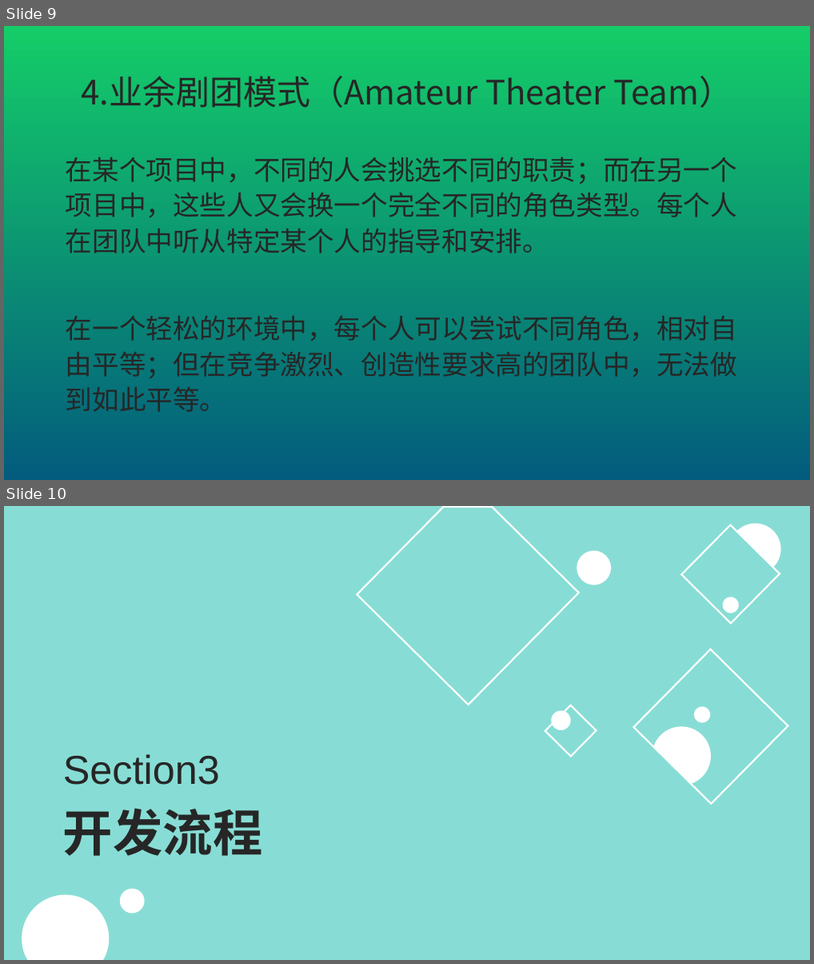
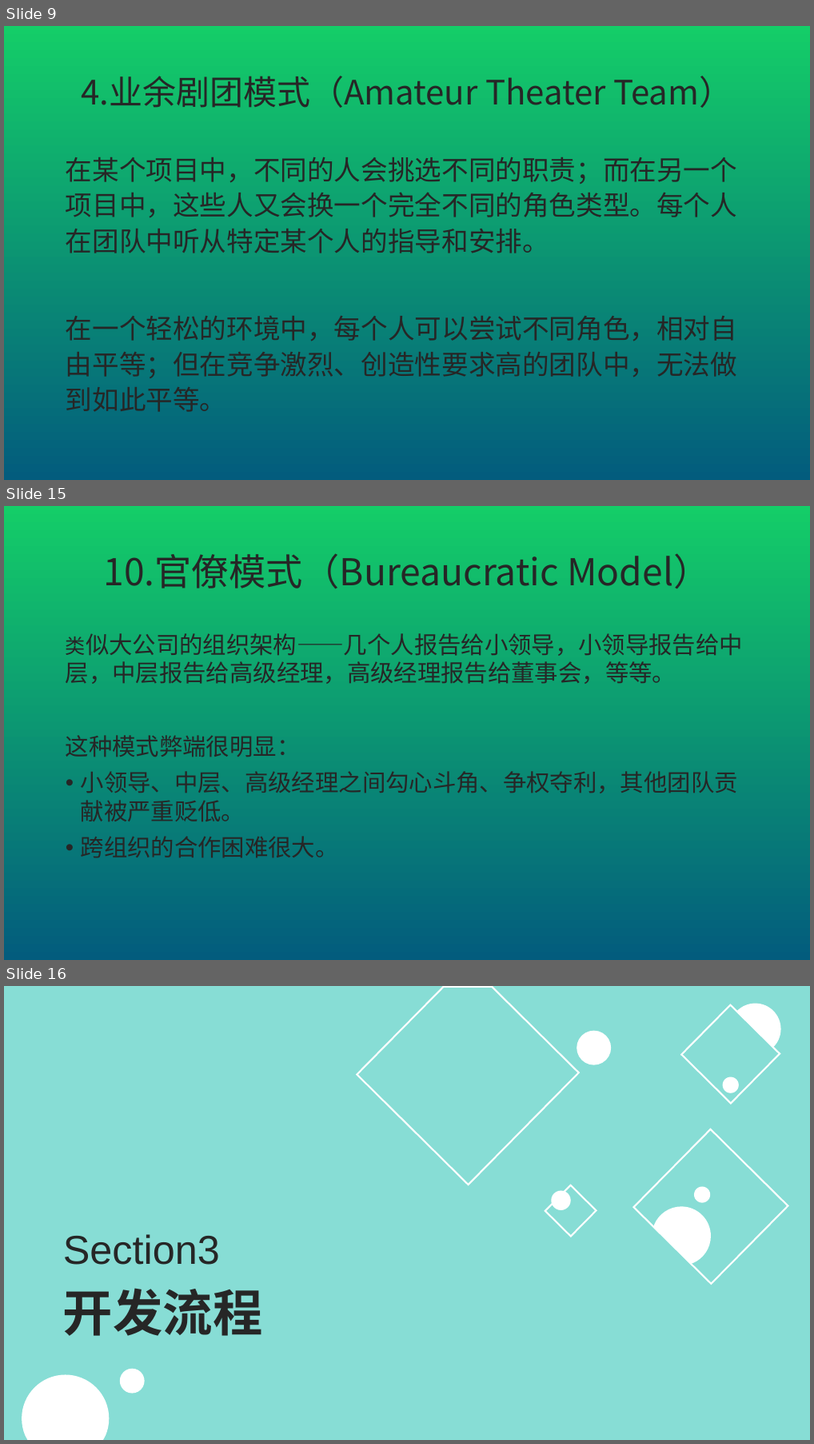
Before and after one commit to JFBabyHorse/learngit-and-BWESE, a slide deck: chapter5 团队和流程.pptx. Shown one above the other, each under a label of ours: slides 9 and 10 before the commit, slides 9, 15 and 16 after it; the slides between them are not shown. The pictures are 814x964 and 814x1444 pixels, drawn with LibreOffice and Linux fonts; fonts in the diff are those of the drawing. Boxes give left, top, right and bottom in pixels: in the first picture for what was removed or moved away, otherwise in the second. Text is boxed around its words. In the diff, an @@ line names an element or a change of style, - is before the commit and + after.

```diff
--- a/chapter5 团队和流程.pptx
+++ b/chapter5 团队和流程.pptx
@@ slide 15 added at (4, 506, 810, 960), background gradient #14CD68 to #035C7D @@
@@ title added at (103, 553, 710, 588), 44 pt, text #262626 @@
+10.官僚模式（Bureaucratic Model）
@@ text added at (66, 633, 743, 857), 28 pt, text #262626 @@
+类似大公司的组织架构——几个人报告给小领导，小领导报告给中层，中层报告给高级经理，高级经理报告给董事会，等等。
+这种模式弊端很明显：
+• 小领导、中层、高级经理之间勾心斗角、争权夺利，其他团队贡献被严重贬低。
+• 跨组织的合作困难很大。
@@ what was slide 10 is now slide 16 @@
```
Also in this commit, not shown: 5 other slides added.
